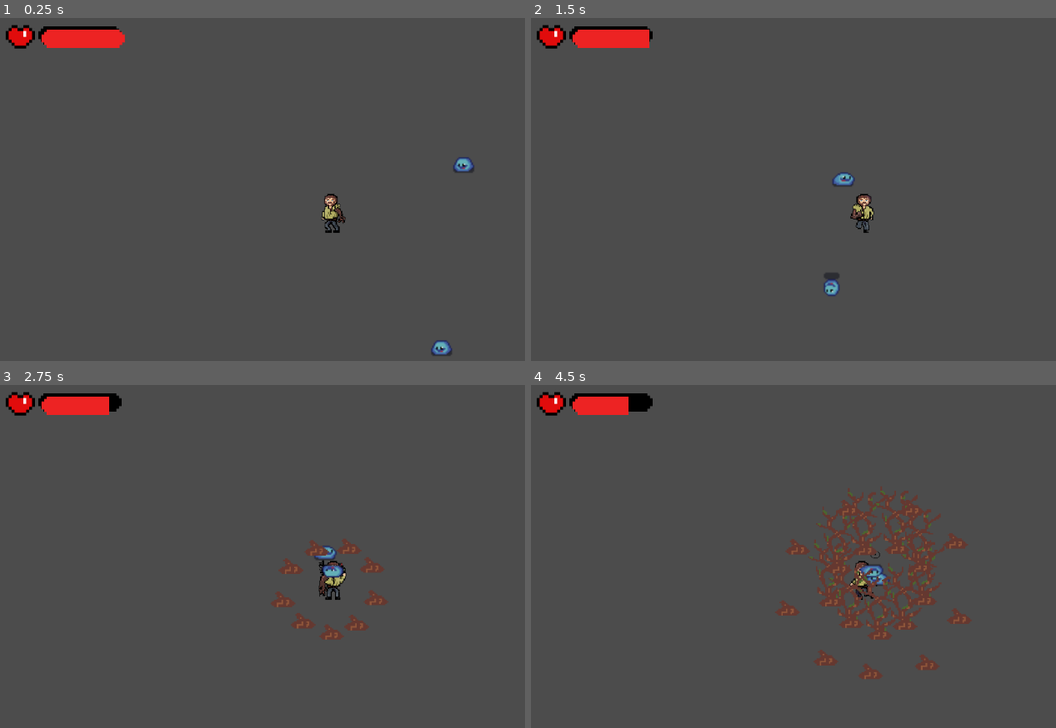
Above: before the commit, frames 1-4 (two rows, left to right).
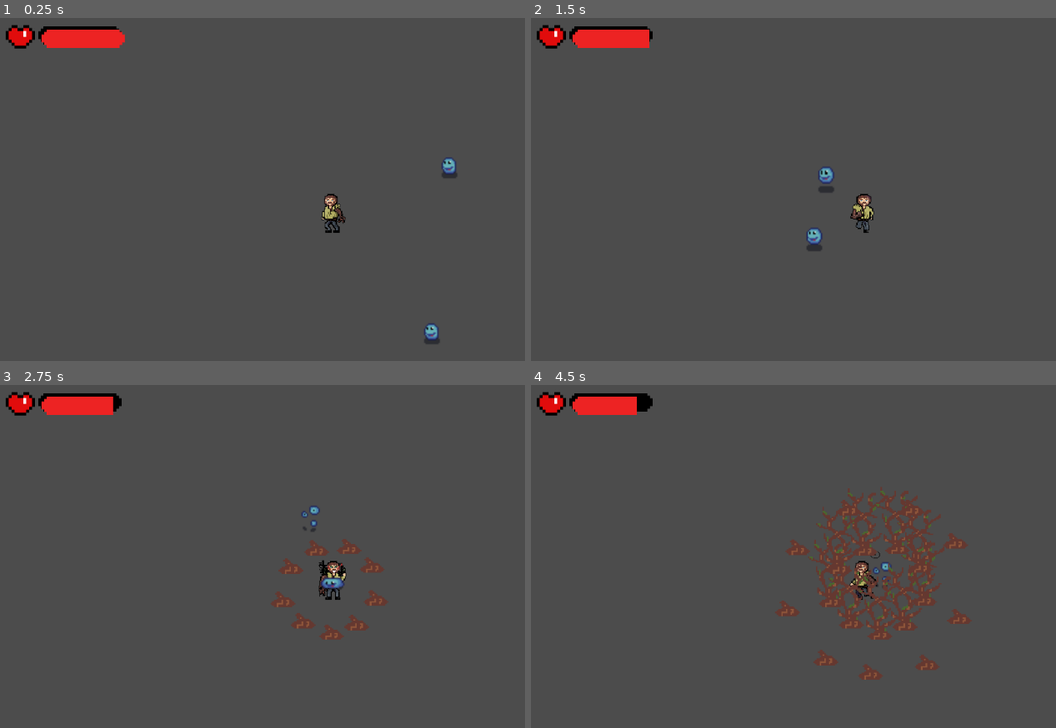
Above: after the commit, the same moments.

Repository: tarikdemiroren/GameCircleJam
Game: Godot game, scene res://src/scenes/training_grounds.tscn
The game is run twice, just before and just after one commit, with the same random seed, the same clock (stepped at 60 frames per second) and the same inputs. This scene is started directly instead of the project's main scene.
Inputs:
- Up to frame 1 (0.25 s): no input
- Up to frame 2 (1.5 s): hold Right (right) 0.53-1.28 s; hold Shift (sprint) 0.53-1.28 s; hold Down (down) from 1.28 s (still down); tap P (take_damage) at 1.35 s
- Up to frame 3 (2.75 s): release Down (down) at 2.03 s; hold Right (right) from 2.03 s (still down); tap S (ultimate_attack) at 2.1 s
- Up to frame 4 (4.5 s): release Right (right) at 2.78 s; hold Up (up) 2.78-3.53 s; tap Shift (sprint) at 2.85 s; hold Left (left) from 3.53 s (still down); tap P (take_damage) at 3.6 s; tap S (ultimate_attack) at 4.35 s

The runs differ from the first frame. In frame 1, 0.6% of the frame differs, in the area x 80-91%, y 40-99%; in frame 2, 0.6%, in the area x 52-62%, y 43-82%; in frame 3, 0.5%; in frame 4, 0.6%.

Commit message:
slimes added finally

Diff:
--- a/MyGame/src/actors/BlueSlime.gd
+++ b/MyGame/src/actors/BlueSlime.gd
@@ -53,6 +53,7 @@
 
 
 func _on_slimeDetect_body_entered(body):
+	animator.play("BlueSlimeWalk")
 	is_in_area = true
 	mybody = body
 	pass # Replace with function body.
--- a/MyGame/src/actors/BlueSlime.tscn
+++ b/MyGame/src/actors/BlueSlime.tscn
@@ -23,16 +23,16 @@
 "values": [ 14, 15, 16, 17, 18, 19, 20 ]
 }
 tracks/1/type = "value"
-tracks/1/path = NodePath(".:scale")
-tracks/1/interp = 1
-tracks/1/loop_wrap = true
-tracks/1/imported = false
-tracks/1/enabled = true
-tracks/1/keys = {
-"times": PoolRealArray( 0 ),
-"transitions": PoolRealArray( 1 ),
-"update": 0,
-"values": [ Vector2( 1, 1 ) ]
+tracks/1/path = NodePath("slimeHitBox/CollisionShape2D:shape:extents")
+tracks/1/interp = 1
+tracks/1/loop_wrap = true
+tracks/1/imported = false
+tracks/1/enabled = true
+tracks/1/keys = {
+"times": PoolRealArray( 0, 0.6 ),
+"transitions": PoolRealArray( 1, 1 ),
+"update": 0,
+"values": [ Vector2( 10, 10 ), Vector2( 13.5, 13.5 ) ]
 }
 
 [sub_resource type="Animation" id=9]
@@ -52,21 +52,21 @@
 "values": [ 14, 15, 16, 17, 18, 19, 20 ]
 }
 tracks/1/type = "value"
-tracks/1/path = NodePath(".:scale")
-tracks/1/interp = 1
-tracks/1/loop_wrap = true
-tracks/1/imported = false
-tracks/1/enabled = true
-tracks/1/keys = {
-"times": PoolRealArray( 0 ),
-"transitions": PoolRealArray( 1 ),
-"update": 0,
-"values": [ Vector2( -1, 1 ) ]
+tracks/1/path = NodePath("slimeHitBox/CollisionShape2D:shape:extents")
+tracks/1/interp = 1
+tracks/1/loop_wrap = true
+tracks/1/imported = false
+tracks/1/enabled = true
+tracks/1/keys = {
+"times": PoolRealArray( 0, 0.6 ),
+"transitions": PoolRealArray( 1, 1 ),
+"update": 0,
+"values": [ Vector2( 10, 10 ), Vector2( 14, 13.5 ) ]
 }
 
 [sub_resource type="Animation" id=3]
 resource_name = "BlueSlimeDead"
-length = 0.5
+length = 0.6
 loop = true
 tracks/0/type = "value"
 tracks/0/path = NodePath("BlueSlime:frame")
@@ -79,6 +79,20 @@
 "transitions": PoolRealArray( 1, 1, 1, 1, 1 ),
 "update": 1,
 "values": [ 28, 29, 30, 31, 32 ]
+}
+tracks/1/type = "method"
+tracks/1/path = NodePath(".")
+tracks/1/interp = 1
+tracks/1/loop_wrap = true
+tracks/1/imported = false
+tracks/1/enabled = true
+tracks/1/keys = {
+"times": PoolRealArray( 0.5 ),
+"transitions": PoolRealArray( 1 ),
+"values": [ {
+"args": [  ],
+"method": "die"
+} ]
 }
 
 [sub_resource type="Animation" id=4]
@@ -131,18 +145,6 @@
 "update": 1,
 "values": [ 7, 8, 9, 10, 11, 12 ]
 }
-tracks/1/type = "value"
-tracks/1/path = NodePath(".:scale")
-tracks/1/interp = 1
-tracks/1/loop_wrap = true
-tracks/1/imported = false
-tracks/1/enabled = true
-tracks/1/keys = {
-"times": PoolRealArray( 0 ),
-"transitions": PoolRealArray( 1 ),
-"update": 0,
-"values": [ Vector2( 1, 1 ) ]
-}
 
 [sub_resource type="Animation" id=8]
 resource_name = "BlueSlimeWalkLeft"
@@ -159,18 +161,6 @@
 "transitions": PoolRealArray( 1, 1, 1, 1, 1, 1 ),
 "update": 1,
 "values": [ 7, 8, 9, 10, 11, 12 ]
-}
-tracks/1/type = "value"
-tracks/1/path = NodePath(".:scale")
-tracks/1/interp = 1
-tracks/1/loop_wrap = true
-tracks/1/imported = false
-tracks/1/enabled = true
-tracks/1/keys = {
-"times": PoolRealArray( 0 ),
-"transitions": PoolRealArray( 1 ),
-"update": 0,
-"values": [ Vector2( -1, 1 ) ]
 }
 
 [sub_resource type="Animation" id=7]
@@ -211,19 +201,31 @@
 "update": 0,
 "values": [ Vector2( -1, 1 ) ]
 }
+tracks/3/type = "value"
+tracks/3/path = NodePath("slimeHitBox/CollisionShape2D:shape:extents")
+tracks/3/interp = 1
+tracks/3/loop_wrap = true
+tracks/3/imported = false
+tracks/3/enabled = true
+tracks/3/keys = {
+"times": PoolRealArray( 0 ),
+"transitions": PoolRealArray( 1 ),
+"update": 0,
+"values": [ Vector2( 10, 10 ) ]
+}
 
 [sub_resource type="CircleShape2D" id=10]
-radius = 182.176
+radius = 287.063
 
 [sub_resource type="CircleShape2D" id=11]
 radius = 67.0075
 
-[sub_resource type="CircleShape2D" id=12]
-radius = 6.08276
+[sub_resource type="RectangleShape2D" id=12]
 
 [node name="BlueSlimeKinematic" type="KinematicBody2D"]
-rotation = -6.28319
 scale = Vector2( -1, 1 )
+collision_layer = 4
+collision_mask = 0
 script = ExtResource( 2 )
 
 [node name="BlueSlimeCollision" type="CollisionShape2D" parent="."]
